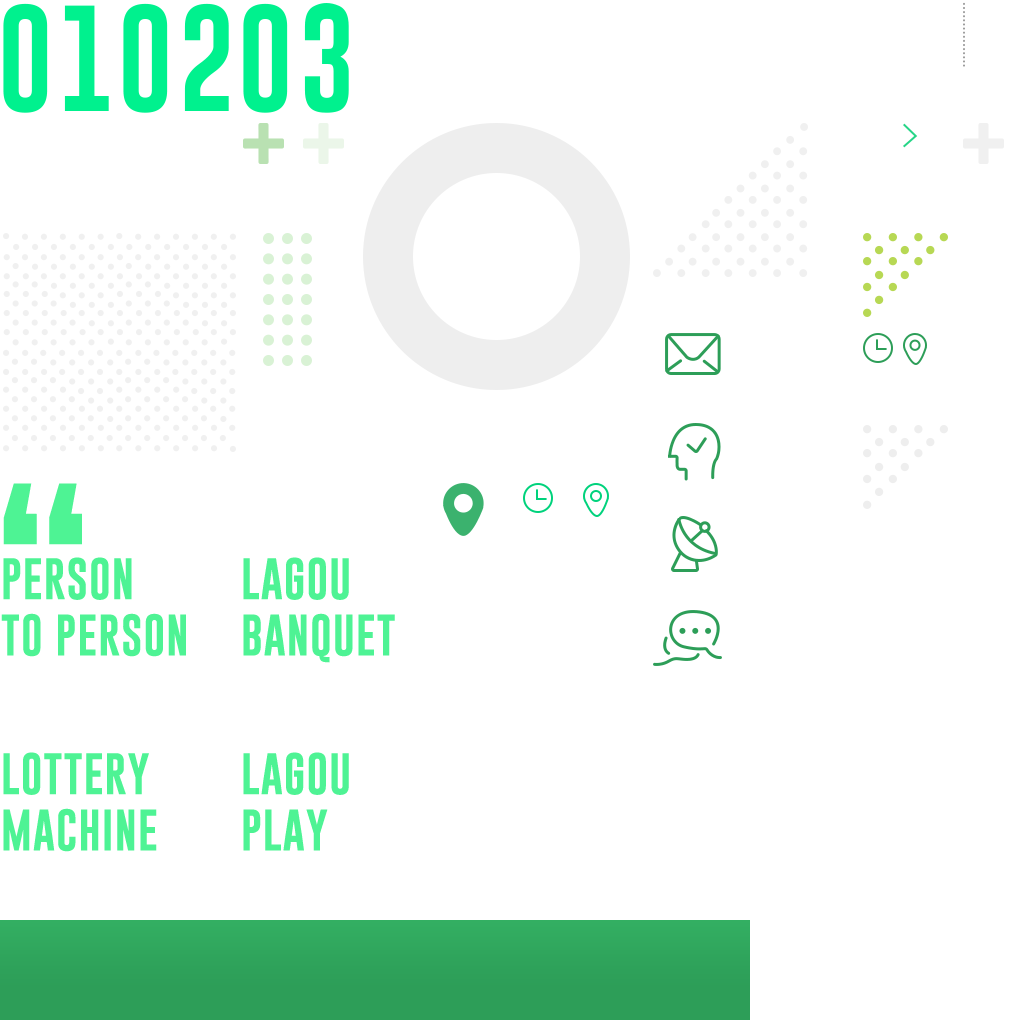
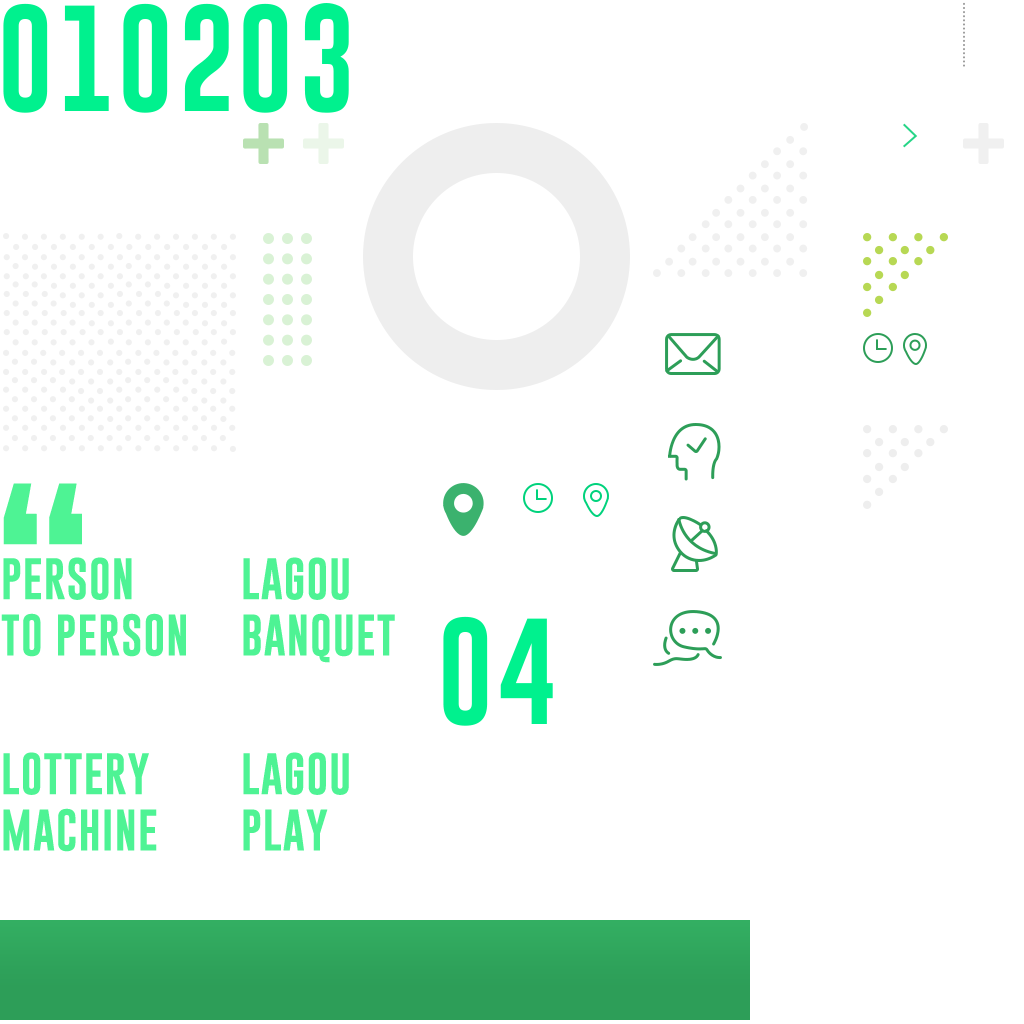
Before/after of a 1024×1024 layered artwork. What changed in the layer stack:
added layer "04" above "LAGOU PLAY" over [443,616,553,726]
